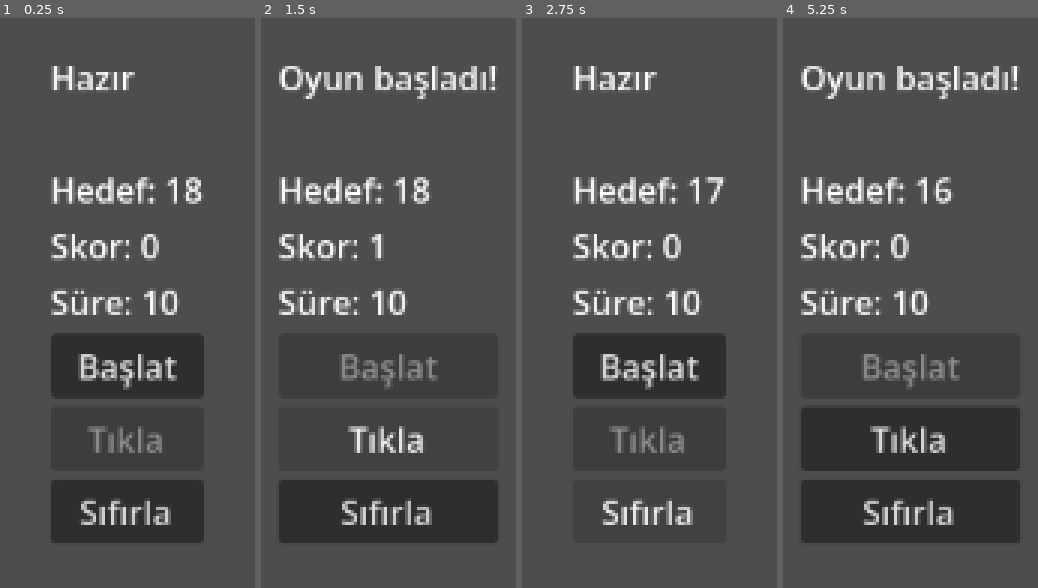
Above: before the commit, frames 1-4 (left to right).
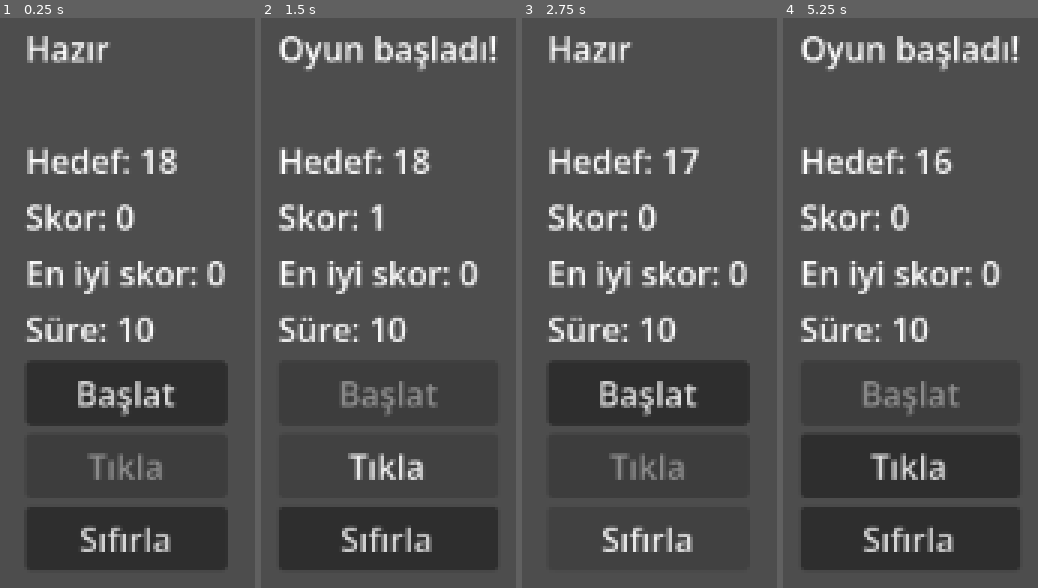
Above: after the commit, the same moments.

Repository: kilicaslanyusuf/week-01-button-test
Game: Godot game, scene res://main.tscn
Same seed, same stepped clock (60 frames per second), same inputs: the game is played once before the commit and once after it.
Inputs:
- Up to frame 1 (0.25 s): no input
- Up to frame 2 (1.5 s): click "Başlat" at 0.5 s; click "Tıkla" at 1.25 s
- Up to frame 3 (2.75 s): click "Sıfırla" at 2 s
- Up to frame 4 (5.25 s): click "Başlat" at 2.75 s; click "Tıkla" at 3.5 s; click "Sıfırla" at 4.25 s; click "Başlat" at 5 s

The runs differ from the first frame. In frame 1, 25% of the frame differs, in the area x 10-90%, y 3-97%; in frame 2, 23%; in frame 3, 20%; in frame 4, 24%.

Commit message:
Add persistent high score system

Diff:
--- a/main.gd
+++ b/main.gd
@@ -1,9 +1,12 @@
 extends Control
+
+const SAVE_PATH := "user://save.cfg"
 
 var count := 0
 var time_left := 10
 var game_active := false
 var target_score := 15
+var high_score := 0
 
 var rng := RandomNumberGenerator.new()
 
@@ -11,6 +14,7 @@
 @onready var result_label = $CenterContainer/VBoxContainer/ResultLabel
 @onready var target_label = $CenterContainer/VBoxContainer/TargetLabel
 @onready var counter_label = $CenterContainer/VBoxContainer/CounterLabel
+@onready var high_score_label = $CenterContainer/VBoxContainer/HighScoreLabel
 @onready var time_label = $CenterContainer/VBoxContainer/TimeLabel
 @onready var start_button = $CenterContainer/VBoxContainer/StartButton
 @onready var increase_button = $CenterContainer/VBoxContainer/IncreaseButton
@@ -19,7 +23,22 @@
 
 func _ready():
 	rng.randomize()
+	load_high_score()
 	prepare_new_round()
+
+func load_high_score():
+	var config = ConfigFile.new()
+	var err = config.load(SAVE_PATH)
+
+	if err == OK:
+		high_score = int(config.get_value("scores", "high_score", 0))
+	else:
+		high_score = 0
+
+func save_high_score():
+	var config = ConfigFile.new()
+	config.set_value("scores", "high_score", high_score)
+	config.save(SAVE_PATH)
 
 func prepare_new_round():
 	target_score = rng.randi_range(12, 20)
@@ -39,6 +58,7 @@
 func update_ui():
 	target_label.text = "Hedef: %d" % target_score
 	counter_label.text = "Skor: %d" % count
+	high_score_label.text = "En iyi skor: %d" % high_score
 	time_label.text = "Süre: %d" % time_left
 
 func _on_start_button_pressed():
@@ -80,6 +100,12 @@
 	increase_button.disabled = true
 
 	var diff = count - target_score
+	var new_record := false
+
+	if count > high_score:
+		high_score = count
+		save_high_score()
+		new_record = true
 
 	if diff >= 0:
 		status_label.text = "Kazandın!"
@@ -90,3 +116,8 @@
 	else:
 		status_label.text = "Kaybettin!"
 		result_label.text = "%d eksik kaldın." % abs(diff)
+
+	if new_record:
+		result_label.text += " Yeni rekor!"
+
+	update_ui()
--- a/main.tscn
+++ b/main.tscn
@@ -38,6 +38,11 @@
 layout_mode = 2
 text = "Skor: 0"
 
+[node name="HighScoreLabel" type="Label" parent="CenterContainer/VBoxContainer" unique_id=682013773]
+layout_mode = 2
+text = "En İyi Skor: 0
+"
+
 [node name="TimeLabel" type="Label" parent="CenterContainer/VBoxContainer" unique_id=1260470083]
 layout_mode = 2
 text = "Süre: 10"
